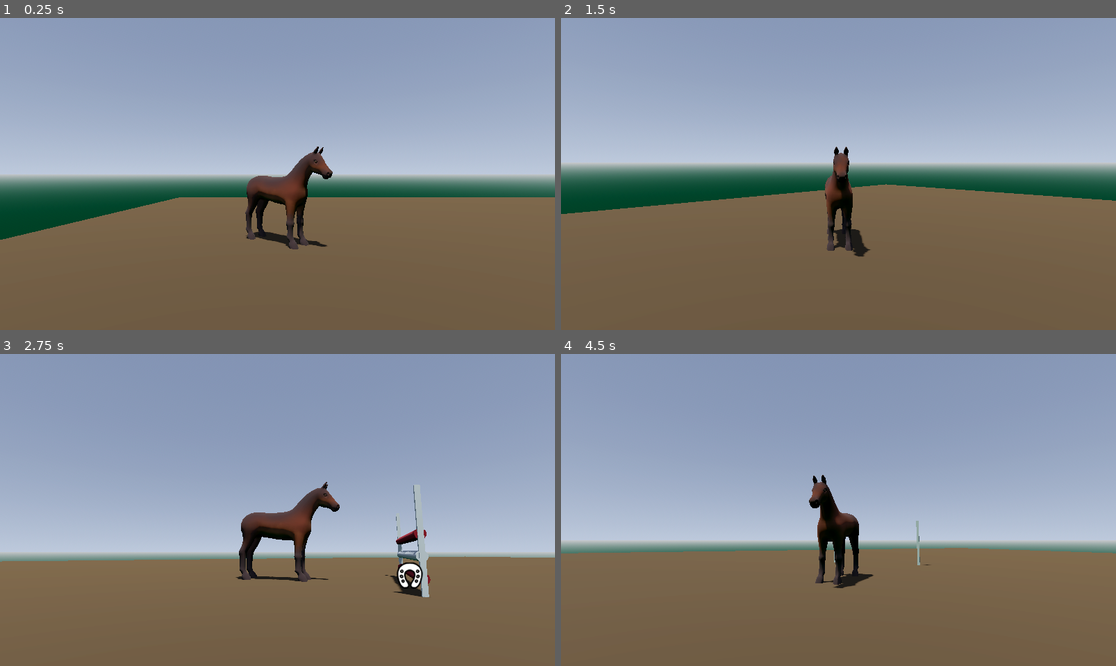
Above: before the commit, frames 1-4 (two rows, left to right).
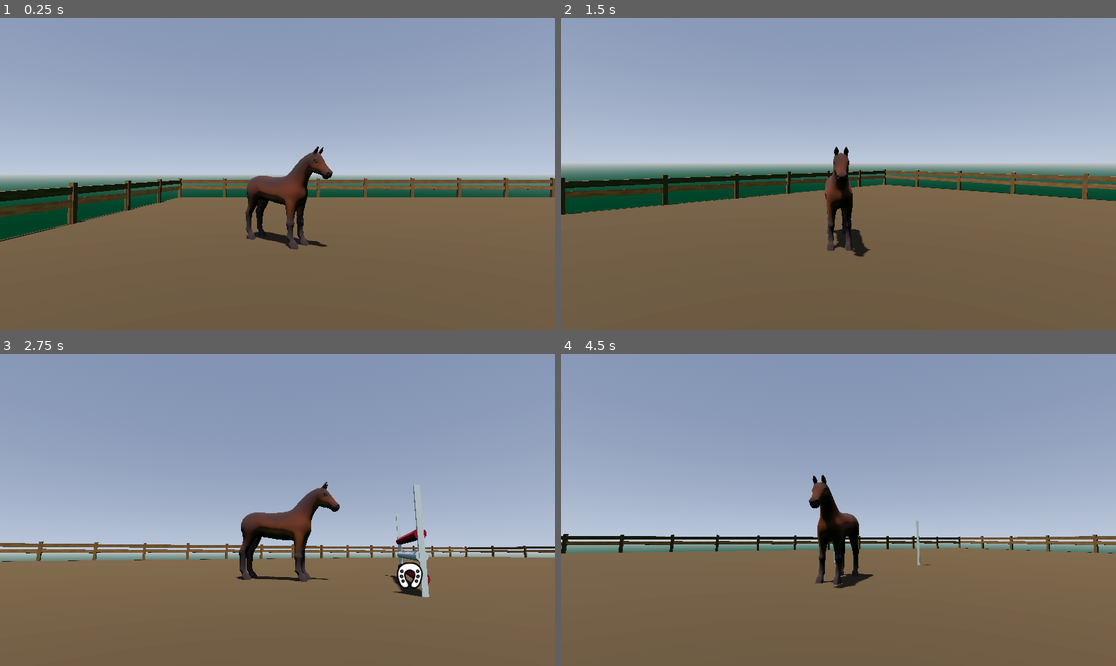
Above: after the commit, the same moments.

Repository: annasohva/PonyJump
Game: Godot game, scene res://game/main.tscn
Same seed, same stepped clock (60 frames per second), same inputs: the game is played once before the commit and once after it.
Inputs (mouse positions are in pixels of both pictures, inside the frame that each line leads up to):
- Up to frame 1 (0.25 s): no input
- Up to frame 2 (1.5 s): tap Enter at 0.5 s; move the mouse to (866, 174) at 0.52 s; hold W (forward) from 0.53 s (still down); tap Space (jump) at 0.77 s; move the mouse to (810, 174) at 1.27 s
- Up to frame 3 (2.75 s): keep holding W (forward); tap Space (jump) at 1.52 s; move the mouse to (288, 503) at 2.02 s
- Up to frame 4 (4.5 s): keep holding W (forward); move the mouse to (832, 516) at 2.77 s; tap Space (jump) at 3.02, 3.77 s; move the mouse to (877, 513) at 3.52 s; move the mouse to (794, 506) at 4.27 s

The runs differ from the first frame. In frame 1, 3.3% of the frame differs, in the area x 0-100%, y 51-72%; in frame 2, 3.2%; in frame 3, 1.9%; in frame 4, 2.0%.

Commit message:
Placed fences to jumping arena and created world boundary collisions

Diff:
--- a/levels/jumping_arena_1/jumping_arena_1.tscn
+++ b/levels/jumping_arena_1/jumping_arena_1.tscn
@@ -1,8 +1,9 @@
-[gd_scene load_steps=10 format=3 uid="uid://cl0qeocx6gpnl"]
+[gd_scene load_steps=11 format=3 uid="uid://cl0qeocx6gpnl"]
 
 [ext_resource type="PackedScene" uid="uid://dctqvp1pympjo" path="res://actors/horse/horse.tscn" id="1_7a7xo"]
 [ext_resource type="Script" uid="uid://cte0wod8q0g6x" path="res://game/managers/obstacle_course_manager.gd" id="1_suqwx"]
 [ext_resource type="PackedScene" uid="uid://bgq4i734dmumc" path="res://actors/obstacle/obstacle.tscn" id="2_eg61u"]
+[ext_resource type="PackedScene" uid="uid://d3siooyjb25cw" path="res://assets/models/fence/wooden_fence_extension_2.gltf" id="5_yfumg"]
 
 [sub_resource type="WorldBoundaryShape3D" id="WorldBoundaryShape3D_7a7xo"]
 
@@ -39,17 +40,49 @@
 script = ExtResource("1_suqwx")
 obstacles = [NodePath("Obstacle"), NodePath("Obstacle2"), NodePath("Obstacle3"), NodePath("Obstacle4"), NodePath("Obstacle5"), NodePath("Obstacle6"), NodePath("Obstacle7"), NodePath("Obstacle8"), NodePath("Obstacle9"), NodePath("Obstacle10"), NodePath("Obstacle11"), NodePath("Obstacle12")]
 
-[node name="StaticBody3D" type="StaticBody3D" parent="."]
+[node name="ArenaGround" type="StaticBody3D" parent="."]
 collision_layer = 7
 collision_mask = 7
 
-[node name="CollisionShape3D" type="CollisionShape3D" parent="StaticBody3D"]
+[node name="CollisionShape3D" type="CollisionShape3D" parent="ArenaGround"]
 shape = SubResource("WorldBoundaryShape3D_7a7xo")
 
-[node name="MeshInstance3D" type="MeshInstance3D" parent="StaticBody3D"]
+[node name="MeshInstance3D" type="MeshInstance3D" parent="ArenaGround"]
 layers = 7
 mesh = SubResource("PlaneMesh_7a7xo")
 skeleton = NodePath("../..")
+
+[node name="WorldBoundary1" type="StaticBody3D" parent="."]
+transform = Transform3D(-4.37114e-08, 1, 0, -1, -4.37114e-08, 0, 0, 0, 1, -30, 0, 0)
+collision_layer = 7
+collision_mask = 7
+
+[node name="CollisionShape3D" type="CollisionShape3D" parent="WorldBoundary1"]
+shape = SubResource("WorldBoundaryShape3D_7a7xo")
+
+[node name="WorldBoundary2" type="StaticBody3D" parent="."]
+transform = Transform3D(-4.37114e-08, -1, 0, 1, -4.37114e-08, 0, 0, 0, 1, 30, 0, 0)
+collision_layer = 7
+collision_mask = 7
+
+[node name="CollisionShape3D" type="CollisionShape3D" parent="WorldBoundary2"]
+shape = SubResource("WorldBoundaryShape3D_7a7xo")
+
+[node name="WorldBoundary3" type="StaticBody3D" parent="."]
+transform = Transform3D(1.91069e-15, 4.37114e-08, 1, 1, -4.37114e-08, 0, 4.37114e-08, 1, -4.37114e-08, 0, 0, -60)
+collision_layer = 7
+collision_mask = 7
+
+[node name="CollisionShape3D" type="CollisionShape3D" parent="WorldBoundary3"]
+shape = SubResource("WorldBoundaryShape3D_7a7xo")
+
+[node name="WorldBoundary4" type="StaticBody3D" parent="."]
+transform = Transform3D(1.91069e-15, -4.37114e-08, 1, -1, -4.37114e-08, 0, 4.37114e-08, -1, -4.37114e-08, 0, 0, 60)
+collision_layer = 7
+collision_mask = 7
+
+[node name="CollisionShape3D" type="CollisionShape3D" parent="WorldBoundary4"]
+shape = SubResource("WorldBoundaryShape3D_7a7xo")
 
 [node name="DirectionalLight3D" type="DirectionalLight3D" parent="."]
 transform = Transform3D(1, 0, 0, 0, 0.313313, 0.94965, 0, -0.94965, 0.313313, 0, 47.0768, 37.923)
@@ -106,3 +139,275 @@
 [node name="Obstacle12" parent="." instance=ExtResource("2_eg61u")]
 transform = Transform3D(1, 0, 0, 0, 1, 0, 0, 0, 1, 20, 0, 10)
 height = 1
+
+[node name="Fences" type="Node3D" parent="."]
+
+[node name="wooden_fence_extension" parent="Fences" instance=ExtResource("5_yfumg")]
+transform = Transform3D(1, 0, 0, 0, 1, 0, 0, 0, 1, 27.9742, 0.0282525, -59.7024)
+
+[node name="wooden_fence_extension2" parent="Fences" instance=ExtResource("5_yfumg")]
+transform = Transform3D(1, 0, 0, 0, 1, 0, 0, 0, 1, 23.9742, 0.0282525, -59.7024)
+
+[node name="wooden_fence_extension3" parent="Fences" instance=ExtResource("5_yfumg")]
+transform = Transform3D(1, 0, 0, 0, 1, 0, 0, 0, 1, 19.9742, 0.0282525, -59.7024)
+
+[node name="wooden_fence_extension4" parent="Fences" instance=ExtResource("5_yfumg")]
+transform = Transform3D(1, 0, 0, 0, 1, 0, 0, 0, 1, 15.9742, 0.0282525, -59.7024)
+
+[node name="wooden_fence_extension5" parent="Fences" instance=ExtResource("5_yfumg")]
+transform = Transform3D(1, 0, 0, 0, 1, 0, 0, 0, 1, 11.9742, 0.0282525, -59.7024)
+
+[node name="wooden_fence_extension6" parent="Fences" instance=ExtResource("5_yfumg")]
+transform = Transform3D(1, 0, 0, 0, 1, 0, 0, 0, 1, 7.97422, 0.0282525, -59.7024)
+
+[node name="wooden_fence_extension7" parent="Fences" instance=ExtResource("5_yfumg")]
+transform = Transform3D(1, 0, 0, 0, 1, 0, 0, 0, 1, 3.97422, 0.0282525, -59.7024)
+
+[node name="wooden_fence_extension8" parent="Fences" instance=ExtResource("5_yfumg")]
+transform = Transform3D(1, 0, 0, 0, 1, 0, 0, 0, 1, -0.0257788, 0.0282525, -59.7024)
+
+[node name="wooden_fence_extension9" parent="Fences" instance=ExtResource("5_yfumg")]
+transform = Transform3D(1, 0, 0, 0, 1, 0, 0, 0, 1, -4.02578, 0.0282525, -59.7024)
+
+[node name="wooden_fence_extension10" parent="Fences" instance=ExtResource("5_yfumg")]
+transform = Transform3D(1, 0, 0, 0, 1, 0, 0, 0, 1, -8.02578, 0.0282525, -59.7024)
+
+[node name="wooden_fence_extension11" parent="Fences" instance=ExtResource("5_yfumg")]
+transform = Transform3D(1, 0, 0, 0, 1, 0, 0, 0, 1, -12.0258, 0.0282525, -59.7024)
+
+[node name="wooden_fence_extension12" parent="Fences" instance=ExtResource("5_yfumg")]
+transform = Transform3D(1, 0, 0, 0, 1, 0, 0, 0, 1, -16.0258, 0.0282525, -59.7024)
+
+[node name="wooden_fence_extension13" parent="Fences" instance=ExtResource("5_yfumg")]
+transform = Transform3D(1, 0, 0, 0, 1, 0, 0, 0, 1, -20.0258, 0.0282525, -59.7024)
+
+[node name="wooden_fence_extension14" parent="Fences" instance=ExtResource("5_yfumg")]
+transform = Transform3D(1, 0, 0, 0, 1, 0, 0, 0, 1, -24.0258, 0.0282525, -59.7024)
+
+[node name="wooden_fence_extension15" parent="Fences" instance=ExtResource("5_yfumg")]
+transform = Transform3D(1, 0, 0, 0, 1, 0, 0, 0, 1, -28.0258, 0.0282525, -59.7024)
+
+[node name="wooden_fence_extension16" parent="Fences" instance=ExtResource("5_yfumg")]
+transform = Transform3D(-1, 0, 8.74228e-08, 0, 1, 0, -8.74228e-08, 0, -1, -28.0258, 0.0282525, 59.8782)
+
+[node name="wooden_fence_extension17" parent="Fences" instance=ExtResource("5_yfumg")]
+transform = Transform3D(-1, 0, 8.74228e-08, 0, 1, 0, -8.74228e-08, 0, -1, -24.0258, 0.0282525, 59.8782)
+
+[node name="wooden_fence_extension18" parent="Fences" instance=ExtResource("5_yfumg")]
+transform = Transform3D(-1, 0, 8.74228e-08, 0, 1, 0, -8.74228e-08, 0, -1, -20.0258, 0.0282525, 59.8782)
+
+[node name="wooden_fence_extension19" parent="Fences" instance=ExtResource("5_yfumg")]
+transform = Transform3D(-1, 0, 8.74228e-08, 0, 1, 0, -8.74228e-08, 0, -1, -16.0258, 0.0282525, 59.8782)
+
+[node name="wooden_fence_extension20" parent="Fences" instance=ExtResource("5_yfumg")]
+transform = Transform3D(-1, 0, 8.74228e-08, 0, 1, 0, -8.74228e-08, 0, -1, -12.0258, 0.0282525, 59.8782)
+
+[node name="wooden_fence_extension21" parent="Fences" instance=ExtResource("5_yfumg")]
+transform = Transform3D(-1, 0, 8.74228e-08, 0, 1, 0, -8.74228e-08, 0, -1, -8.02578, 0.0282525, 59.8782)
+
+[node name="wooden_fence_extension22" parent="Fences" instance=ExtResource("5_yfumg")]
+transform = Transform3D(-1, 0, 8.74228e-08, 0, 1, 0, -8.74228e-08, 0, -1, -4.02578, 0.0282525, 59.8782)
+
+[node name="wooden_fence_extension23" parent="Fences" instance=ExtResource("5_yfumg")]
+transform = Transform3D(-1, 0, 8.74228e-08, 0, 1, 0, -8.74228e-08, 0, -1, -0.0257807, 0.0282525, 59.8782)
+
+[node name="wooden_fence_extension24" parent="Fences" instance=ExtResource("5_yfumg")]
+transform = Transform3D(-1, 0, 8.74228e-08, 0, 1, 0, -8.74228e-08, 0, -1, 3.97422, 0.0282525, 59.8782)
+
+[node name="wooden_fence_extension25" parent="Fences" instance=ExtResource("5_yfumg")]
+transform = Transform3D(-1, 0, 8.74228e-08, 0, 1, 0, -8.74228e-08, 0, -1, 7.97422, 0.0282525, 59.8782)
+
+[node name="wooden_fence_extension26" parent="Fences" instance=ExtResource("5_yfumg")]
+transform = Transform3D(-1, 0, 8.74228e-08, 0, 1, 0, -8.74228e-08, 0, -1, 11.9742, 0.0282525, 59.8782)
+
+[node name="wooden_fence_extension27" parent="Fences" instance=ExtResource("5_yfumg")]
+transform = Transform3D(-1, 0, 8.74228e-08, 0, 1, 0, -8.74228e-08, 0, -1, 15.9742, 0.0282525, 59.8782)
+
+[node name="wooden_fence_extension28" parent="Fences" instance=ExtResource("5_yfumg")]
+transform = Transform3D(-1, 0, 8.74228e-08, 0, 1, 0, -8.74228e-08, 0, -1, 19.9742, 0.0282525, 59.8782)
+
+[node name="wooden_fence_extension29" parent="Fences" instance=ExtResource("5_yfumg")]
+transform = Transform3D(-1, 0, 8.74228e-08, 0, 1, 0, -8.74228e-08, 0, -1, 23.9742, 0.0282525, 59.8782)
+
+[node name="wooden_fence_extension30" parent="Fences" instance=ExtResource("5_yfumg")]
+transform = Transform3D(-1, 0, 8.74228e-08, 0, 1, 0, -8.74228e-08, 0, -1, 27.9742, 0.0282525, 59.8782)
+
+[node name="wooden_fence_extension31" parent="Fences" instance=ExtResource("5_yfumg")]
+transform = Transform3D(-4.37114e-08, 0, 1, 0, 1, 0, -1, 0, -4.37114e-08, -29.8807, 0.0282525, -57.6571)
+
+[node name="wooden_fence_extension32" parent="Fences" instance=ExtResource("5_yfumg")]
+transform = Transform3D(-4.37114e-08, 0, 1, 0, 1, 0, -1, 0, -4.37114e-08, -29.8807, 0.0282525, -53.6571)
+
+[node name="wooden_fence_extension33" parent="Fences" instance=ExtResource("5_yfumg")]
+transform = Transform3D(-4.37114e-08, 0, 1, 0, 1, 0, -1, 0, -4.37114e-08, -29.8807, 0.0282525, -49.6571)
+
+[node name="wooden_fence_extension34" parent="Fences" instance=ExtResource("5_yfumg")]
+transform = Transform3D(-4.37114e-08, 0, 1, 0, 1, 0, -1, 0, -4.37114e-08, -29.8807, 0.0282525, -45.6571)
+
+[node name="wooden_fence_extension35" parent="Fences" instance=ExtResource("5_yfumg")]
+transform = Transform3D(-4.37114e-08, 0, 1, 0, 1, 0, -1, 0, -4.37114e-08, -29.8807, 0.0282525, -41.6571)
+
+[node name="wooden_fence_extension36" parent="Fences" instance=ExtResource("5_yfumg")]
+transform = Transform3D(-4.37114e-08, 0, 1, 0, 1, 0, -1, 0, -4.37114e-08, -29.8807, 0.0282525, -37.6571)
+
+[node name="wooden_fence_extension37" parent="Fences" instance=ExtResource("5_yfumg")]
+transform = Transform3D(-4.37114e-08, 0, 1, 0, 1, 0, -1, 0, -4.37114e-08, -29.8807, 0.0282525, -33.6571)
+
+[node name="wooden_fence_extension38" parent="Fences" instance=ExtResource("5_yfumg")]
+transform = Transform3D(-4.37114e-08, 0, 1, 0, 1, 0, -1, 0, -4.37114e-08, -29.8807, 0.0282525, -29.6571)
+
+[node name="wooden_fence_extension39" parent="Fences" instance=ExtResource("5_yfumg")]
+transform = Transform3D(-4.37114e-08, 0, 1, 0, 1, 0, -1, 0, -4.37114e-08, -29.8807, 0.0282525, -25.6571)
+
+[node name="wooden_fence_extension40" parent="Fences" instance=ExtResource("5_yfumg")]
+transform = Transform3D(-4.37114e-08, 0, 1, 0, 1, 0, -1, 0, -4.37114e-08, -29.8807, 0.0282525, -21.6571)
+
+[node name="wooden_fence_extension41" parent="Fences" instance=ExtResource("5_yfumg")]
+transform = Transform3D(-4.37114e-08, 0, 1, 0, 1, 0, -1, 0, -4.37114e-08, -29.8807, 0.0282525, -17.6571)
+
+[node name="wooden_fence_extension42" parent="Fences" instance=ExtResource("5_yfumg")]
+transform = Transform3D(-4.37114e-08, 0, 1, 0, 1, 0, -1, 0, -4.37114e-08, -29.8807, 0.0282525, -13.6571)
+
+[node name="wooden_fence_extension43" parent="Fences" instance=ExtResource("5_yfumg")]
+transform = Transform3D(-4.37114e-08, 0, 1, 0, 1, 0, -1, 0, -4.37114e-08, -29.8807, 0.0282525, -9.65705)
+
+[node name="wooden_fence_extension44" parent="Fences" instance=ExtResource("5_yfumg")]
+transform = Transform3D(-4.37114e-08, 0, 1, 0, 1, 0, -1, 0, -4.37114e-08, -29.8807, 0.0282525, -5.65705)
+
+[node name="wooden_fence_extension45" parent="Fences" instance=ExtResource("5_yfumg")]
+transform = Transform3D(-4.37114e-08, 0, 1, 0, 1, 0, -1, 0, -4.37114e-08, -29.8807, 0.0282525, -1.65705)
+
+[node name="wooden_fence_extension46" parent="Fences" instance=ExtResource("5_yfumg")]
+transform = Transform3D(-4.37114e-08, 0, 1, 0, 1, 0, -1, 0, -4.37114e-08, -29.8807, 0.0282525, 1.94296)
+
+[node name="wooden_fence_extension47" parent="Fences" instance=ExtResource("5_yfumg")]
+transform = Transform3D(-4.37114e-08, 0, 1, 0, 1, 0, -1, 0, -4.37114e-08, -29.8807, 0.0282525, 5.94296)
+
+[node name="wooden_fence_extension48" parent="Fences" instance=ExtResource("5_yfumg")]
+transform = Transform3D(-4.37114e-08, 0, 1, 0, 1, 0, -1, 0, -4.37114e-08, -29.8807, 0.0282525, 9.94296)
+
+[node name="wooden_fence_extension49" parent="Fences" instance=ExtResource("5_yfumg")]
+transform = Transform3D(-4.37114e-08, 0, 1, 0, 1, 0, -1, 0, -4.37114e-08, -29.8807, 0.0282525, 13.943)
+
+[node name="wooden_fence_extension50" parent="Fences" instance=ExtResource("5_yfumg")]
+transform = Transform3D(-4.37114e-08, 0, 1, 0, 1, 0, -1, 0, -4.37114e-08, -29.8807, 0.0282525, 17.943)
+
+[node name="wooden_fence_extension51" parent="Fences" instance=ExtResource("5_yfumg")]
+transform = Transform3D(-4.37114e-08, 0, 1, 0, 1, 0, -1, 0, -4.37114e-08, -29.8807, 0.0282525, 21.943)
+
+[node name="wooden_fence_extension52" parent="Fences" instance=ExtResource("5_yfumg")]
+transform = Transform3D(-4.37114e-08, 0, 1, 0, 1, 0, -1, 0, -4.37114e-08, -29.8807, 0.0282525, 25.943)
+
+[node name="wooden_fence_extension53" parent="Fences" instance=ExtResource("5_yfumg")]
+transform = Transform3D(-4.37114e-08, 0, 1, 0, 1, 0, -1, 0, -4.37114e-08, -29.8807, 0.0282525, 29.943)
+
+[node name="wooden_fence_extension54" parent="Fences" instance=ExtResource("5_yfumg")]
+transform = Transform3D(-4.37114e-08, 0, 1, 0, 1, 0, -1, 0, -4.37114e-08, -29.8807, 0.0282525, 33.943)
+
+[node name="wooden_fence_extension55" parent="Fences" instance=ExtResource("5_yfumg")]
+transform = Transform3D(-4.37114e-08, 0, 1, 0, 1, 0, -1, 0, -4.37114e-08, -29.8807, 0.0282525, 37.943)
+
+[node name="wooden_fence_extension56" parent="Fences" instance=ExtResource("5_yfumg")]
+transform = Transform3D(-4.37114e-08, 0, 1, 0, 1, 0, -1, 0, -4.37114e-08, -29.8807, 0.0282525, 41.943)
+
+[node name="wooden_fence_extension57" parent="Fences" instance=ExtResource("5_yfumg")]
+transform = Transform3D(-4.37114e-08, 0, 1, 0, 1, 0, -1, 0, -4.37114e-08, -29.8807, 0.0282525, 45.943)
+
+[node name="wooden_fence_extension58" parent="Fences" instance=ExtResource("5_yfumg")]
+transform = Transform3D(-4.37114e-08, 0, 1, 0, 1, 0, -1, 0, -4.37114e-08, -29.8807, 0.0282525, 49.943)
+
+[node name="wooden_fence_extension59" parent="Fences" instance=ExtResource("5_yfumg")]
+transform = Transform3D(-4.37114e-08, 0, 1, 0, 1, 0, -1, 0, -4.37114e-08, -29.8807, 0.0282525, 53.943)
+
+[node name="wooden_fence_extension60" parent="Fences" instance=ExtResource("5_yfumg")]
+transform = Transform3D(-4.37114e-08, 0, 1, 0, 1, 0, -1, 0, -4.37114e-08, -29.8807, 0.0282525, 57.943)
+
+[node name="wooden_fence_extension61" parent="Fences" instance=ExtResource("5_yfumg")]
+transform = Transform3D(1.31134e-07, 0, -1, 0, 1, 0, 1, 0, 1.31134e-07, 29.8703, 0.0282525, 57.943)
+
+[node name="wooden_fence_extension62" parent="Fences" instance=ExtResource("5_yfumg")]
+transform = Transform3D(1.31134e-07, 0, -1, 0, 1, 0, 1, 0, 1.31134e-07, 29.8703, 0.0282525, 53.943)
+
+[node name="wooden_fence_extension63" parent="Fences" instance=ExtResource("5_yfumg")]
+transform = Transform3D(1.31134e-07, 0, -1, 0, 1, 0, 1, 0, 1.31134e-07, 29.8703, 0.0282525, 49.943)
+
+[node name="wooden_fence_extension64" parent="Fences" instance=ExtResource("5_yfumg")]
+transform = Transform3D(1.31134e-07, 0, -1, 0, 1, 0, 1, 0, 1.31134e-07, 29.8703, 0.0282525, 45.943)
+
+[node name="wooden_fence_extension65" parent="Fences" instance=ExtResource("5_yfumg")]
+transform = Transform3D(1.31134e-07, 0, -1, 0, 1, 0, 1, 0, 1.31134e-07, 29.8703, 0.0282525, 41.943)
+
+[node name="wooden_fence_extension66" parent="Fences" instance=ExtResource("5_yfumg")]
+transform = Transform3D(1.31134e-07, 0, -1, 0, 1, 0, 1, 0, 1.31134e-07, 29.8703, 0.0282525, 37.943)
+
+[node name="wooden_fence_extension67" parent="Fences" instance=ExtResource("5_yfumg")]
+transform = Transform3D(1.31134e-07, 0, -1, 0, 1, 0, 1, 0, 1.31134e-07, 29.8703, 0.0282525, 33.943)
+
+[node name="wooden_fence_extension68" parent="Fences" instance=ExtResource("5_yfumg")]
+transform = Transform3D(1.31134e-07, 0, -1, 0, 1, 0, 1, 0, 1.31134e-07, 29.8703, 0.0282525, 29.943)
+
+[node name="wooden_fence_extension69" parent="Fences" instance=ExtResource("5_yfumg")]
+transform = Transform3D(1.31134e-07, 0, -1, 0, 1, 0, 1, 0, 1.31134e-07, 29.8703, 0.0282525, 25.943)
+
+[node name="wooden_fence_extension70" parent="Fences" instance=ExtResource("5_yfumg")]
+transform = Transform3D(1.31134e-07, 0, -1, 0, 1, 0, 1, 0, 1.31134e-07, 29.8703, 0.0282525, 21.943)
+
+[node name="wooden_fence_extension71" parent="Fences" instance=ExtResource("5_yfumg")]
+transform = Transform3D(1.31134e-07, 0, -1, 0, 1, 0, 1, 0, 1.31134e-07, 29.8703, 0.0282525, 17.943)
+
+[node name="wooden_fence_extension72" parent="Fences" instance=ExtResource("5_yfumg")]
+transform = Transform3D(1.31134e-07, 0, -1, 0, 1, 0, 1, 0, 1.31134e-07, 29.8703, 0.0282525, 13.943)
+
+[node name="wooden_fence_extension73" parent="Fences" instance=ExtResource("5_yfumg")]
+transform = Transform3D(1.31134e-07, 0, -1, 0, 1, 0, 1, 0, 1.31134e-07, 29.8703, 0.0282525, 9.94297)
+
+[node name="wooden_fence_extension74" parent="Fences" instance=ExtResource("5_yfumg")]
+transform = Transform3D(1.31134e-07, 0, -1, 0, 1, 0, 1, 0, 1.31134e-07, 29.8703, 0.0282525, 5.94297)
+
+[node name="wooden_fence_extension75" parent="Fences" instance=ExtResource("5_yfumg")]
+transform = Transform3D(1.31134e-07, 0, -1, 0, 1, 0, 1, 0, 1.31134e-07, 29.8703, 0.0282525, 1.94297)
+
+[node name="wooden_fence_extension76" parent="Fences" instance=ExtResource("5_yfumg")]
+transform = Transform3D(1.31134e-07, 0, -1, 0, 1, 0, 1, 0, 1.31134e-07, 29.8703, 0.0282525, -1.65705)
+
+[node name="wooden_fence_extension77" parent="Fences" instance=ExtResource("5_yfumg")]
+transform = Transform3D(1.31134e-07, 0, -1, 0, 1, 0, 1, 0, 1.31134e-07, 29.8703, 0.0282525, -5.65705)
+
+[node name="wooden_fence_extension78" parent="Fences" instance=ExtResource("5_yfumg")]
+transform = Transform3D(1.31134e-07, 0, -1, 0, 1, 0, 1, 0, 1.31134e-07, 29.8703, 0.0282525, -9.65705)
+
+[node name="wooden_fence_extension79" parent="Fences" instance=ExtResource("5_yfumg")]
+transform = Transform3D(1.31134e-07, 0, -1, 0, 1, 0, 1, 0, 1.31134e-07, 29.8703, 0.0282525, -13.657)
+
+[node name="wooden_fence_extension80" parent="Fences" instance=ExtResource("5_yfumg")]
+transform = Transform3D(1.31134e-07, 0, -1, 0, 1, 0, 1, 0, 1.31134e-07, 29.8703, 0.0282525, -17.657)
+
+[node name="wooden_fence_extension81" parent="Fences" instance=ExtResource("5_yfumg")]
+transform = Transform3D(1.31134e-07, 0, -1, 0, 1, 0, 1, 0, 1.31134e-07, 29.8703, 0.0282525, -21.657)
+
+[node name="wooden_fence_extension82" parent="Fences" instance=ExtResource("5_yfumg")]
+transform = Transform3D(1.31134e-07, 0, -1, 0, 1, 0, 1, 0, 1.31134e-07, 29.8703, 0.0282525, -25.657)
+
+[node name="wooden_fence_extension83" parent="Fences" instance=ExtResource("5_yfumg")]
+transform = Transform3D(1.31134e-07, 0, -1, 0, 1, 0, 1, 0, 1.31134e-07, 29.8703, 0.0282525, -29.657)
+
+[node name="wooden_fence_extension84" parent="Fences" instance=ExtResource("5_yfumg")]
+transform = Transform3D(1.31134e-07, 0, -1, 0, 1, 0, 1, 0, 1.31134e-07, 29.8703, 0.0282525, -33.6571)
+
+[node name="wooden_fence_extension85" parent="Fences" instance=ExtResource("5_yfumg")]
+transform = Transform3D(1.31134e-07, 0, -1, 0, 1, 0, 1, 0, 1.31134e-07, 29.8703, 0.0282525, -37.6571)
+
+[node name="wooden_fence_extension86" parent="Fences" instance=ExtResource("5_yfumg")]
+transform = Transform3D(1.31134e-07, 0, -1, 0, 1, 0, 1, 0, 1.31134e-07, 29.8703, 0.0282525, -41.6571)
+
+[node name="wooden_fence_extension87" parent="Fences" instance=ExtResource("5_yfumg")]
+transform = Transform3D(1.31134e-07, 0, -1, 0, 1, 0, 1, 0, 1.31134e-07, 29.8703, 0.0282525, -45.6571)
+
+[node name="wooden_fence_extension88" parent="Fences" instance=ExtResource("5_yfumg")]
+transform = Transform3D(1.31134e-07, 0, -1, 0, 1, 0, 1, 0, 1.31134e-07, 29.8703, 0.0282525, -49.6571)
+
+[node name="wooden_fence_extension89" parent="Fences" instance=ExtResource("5_yfumg")]
+transform = Transform3D(1.31134e-07, 0, -1, 0, 1, 0, 1, 0, 1.31134e-07, 29.8703, 0.0282525, -53.6571)
+
+[node name="wooden_fence_extension90" parent="Fences" instance=ExtResource("5_yfumg")]
+transform = Transform3D(1.31134e-07, 0, -1, 0, 1, 0, 1, 0, 1.31134e-07, 29.8703, 0.0282525, -57.6571)
